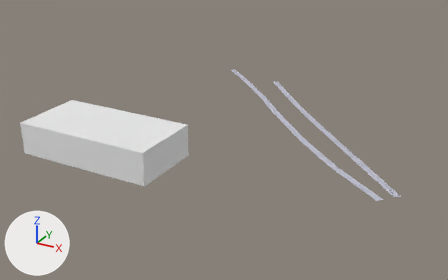
Before and after pictures for a commit that changed the glTF model white-model-six-districts/chunks/102_84_mid.glb.
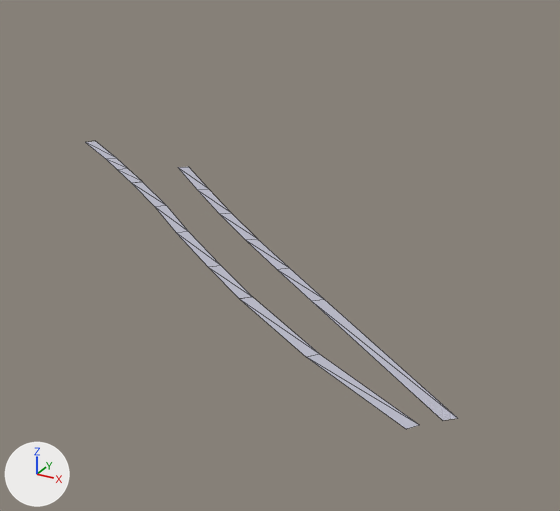
Old and new are each drawn whole from a 50 mm lens placed at (-8433.0, 8275.0, 256.0), pointed at (-8730.0, 8815.0, -14.0) and again close up on the part from 43% to 100% of the width and 2% to 85% of the height. Lighting does not change. The marker at lower left points along +X, +Y and +Z. The last two pictures show the newer version. The close-ups show mesh edges as thin lines. Vertices at exactly the same position are counted once.
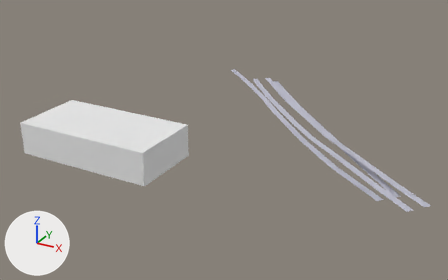
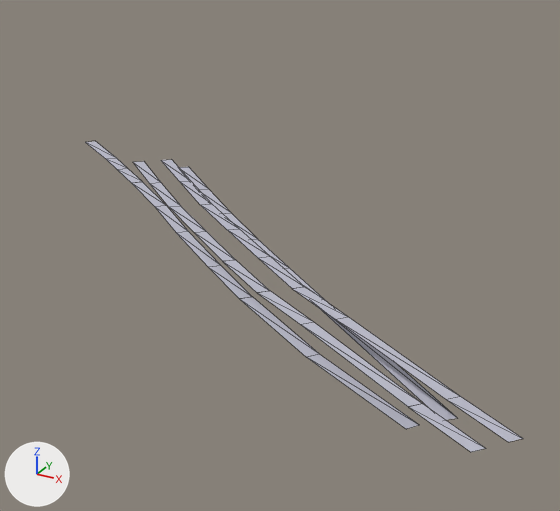
Location of each change, [x1, y1, x2, y2] in pixels of the close-ups (560 x 511 px):
'Mesh_0', reshaped
    before: [85, 141, 457, 429]
    after: [85, 141, 523, 452]
part 1 of me_mesh_0, added
    after: [161, 160, 212, 205]
part 2 of me_mesh_0, added
    after: [201, 204, 239, 230]
part 3 of me_mesh_0, added
    after: [228, 229, 304, 288]
part 4 of me_mesh_0, added
    after: [169, 206, 235, 261]
part 5 of me_mesh_0, added
    after: [150, 183, 180, 207]
part 6 of me_mesh_0, added
    after: [133, 161, 161, 184]
part 7 of me_mesh_0, added
    after: [223, 260, 523, 452]

The edits, one by one:
me_mesh_0 is used by ob_mesh_0; location (0.0, 0.0, 0.0).
me_mesh_0 had 66 vertices, 40 faces and spanned x -8889.0..-8529.0, y 8681.0..9008.0, z -12.0..22.0.
me_mesh_0 now has 124 vertices, 72 faces and spans x -8889.0..-8500.0, y 8681.0..9008.0, z -12.0..22.0.
me_mesh_0 part 1: the loose piece of 6 vertices spanning x -8678.0..-8615.0, y 8855.0..8918.0, z -10.0..-9.0 is copied, and the copy is scaled about its middle by (0.935, 1.08, 0), then moved by (-92.0, 82.0, 7.0); it spans x -8768.0..-8709.0, y 8935.0..9001.0, z -2.0.
me_mesh_0 part 2: the loose piece of 4 vertices spanning x -8706.0..-8673.0, y 8913.0..8947.0, z -9.0..-8.0 is copied, and the copy is moved by (-8.0, -8.0, 7.0); it spans x -8714.0..-8680.0, y 8905.0..8940.0, z -2.0.
me_mesh_0 part 3: the loose piece of 6 vertices spanning x -8678.0..-8615.0, y 8855.0..8918.0, z -10.0..-9.0 is copied, and the copy is moved by (-8.0, -8.0, 7.0); it spans x -8685.0..-8623.0, y 8847.0..8910.0, z -2.0.
me_mesh_0 part 4: the loose piece of 6 vertices spanning x -8678.0..-8615.0, y 8855.0..8918.0, z -10.0..-9.0 is copied, and the copy is scaled about its middle by (-1, -1.04, 0.161), then moved by (-50.0, 9.0, 7.0); it spans x -8728.0..-8665.0, y 8863.0..8927.0, z -2.0.
me_mesh_0 part 5: the loose piece of 4 vertices spanning x -8732.0..-8700.0, y 8943.0..8977.0, z -8.0 is copied, and the copy is moved by (-22.0, -19.0, 6.0); it spans x -8755.0..-8722.0, y 8923.0..8958.0, z -2.0.
me_mesh_0 part 6: the loose piece of 4 vertices spanning x -8759.0..-8727.0, y 8972.0..9008.0, z -8.0..-7.0 is copied, and the copy is moved by (-22.0, -18.0, 5.0); it spans x -8781.0..-8749.0, y 8954.0..8990.0, z -2.0.
Part 7, on me_mesh_0:
23 vertices are added at x -8670.0..-8500.0, y 8732.0..8863.0, z -2.0..-1.0.
5 new vertices lie (5.0, 5.0, 0.0) away from vertices in x -8670.0..-8534.0, y 8770.0..8863.0, z -2.0..-1.0.
14 new faces join them.
